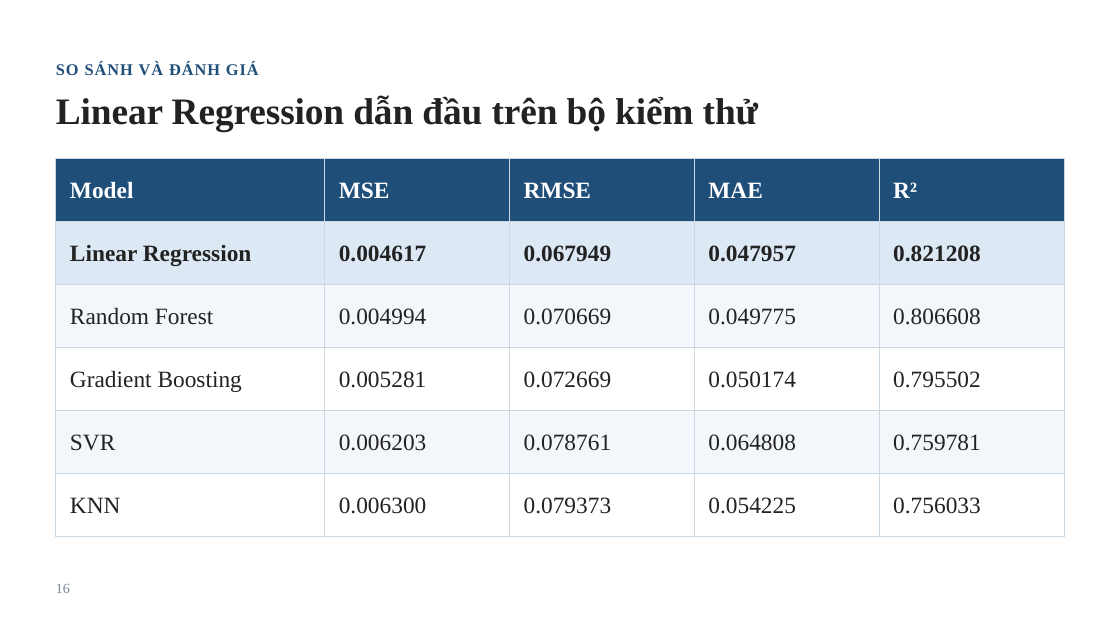
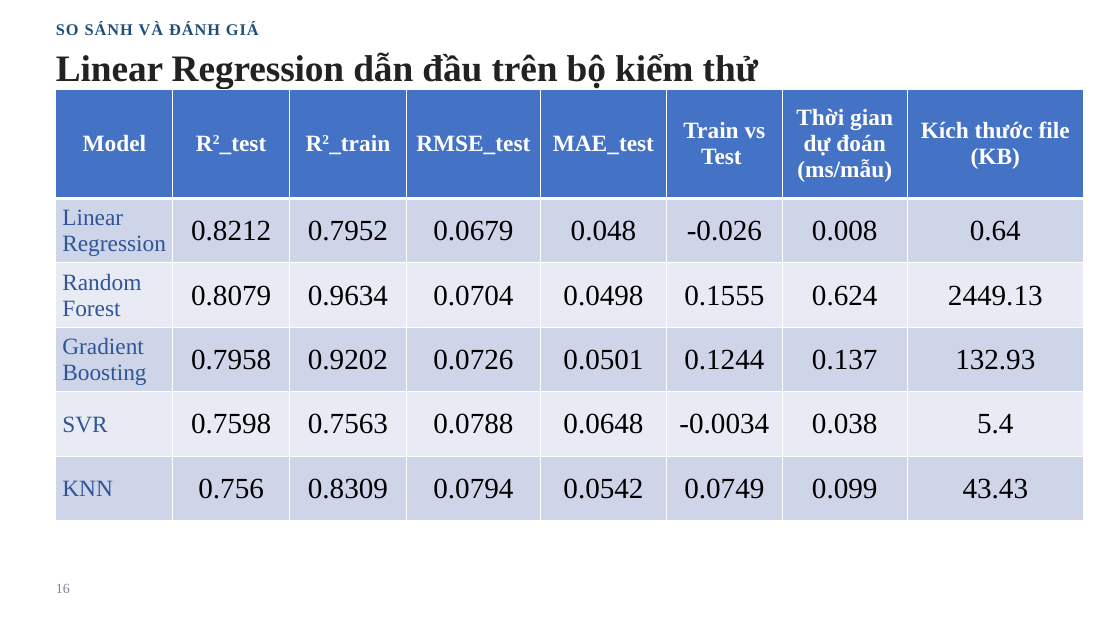
Before and after one commit to hiudz377/02_10123298_10123135_DuDoanKhaNangTrungTuyenSauDaiHoc, a slide deck: slide 16 of docs/slide.pptx. Drawn at 1120x630 pixels with LibreOffice and Linux fonts; fonts in the diff are those of the drawing; background and template pictures are left out. Boxes give left, top, right and bottom in pixels: in the first picture for what was removed or moved away, otherwise in the second. Text is boxed around its words. In the diff, an @@ line names an element or a change of style, - is before the commit and + after.

```diff
--- a/docs/slide.pptx
+++ b/docs/slide.pptx
@@ text "SO SÁNH VÀ ĐÁNH GIÁ": place and size @@
-text "SO SÁNH VÀ ĐÁNH GIÁ" at <box>56,62,259,76</box>
+text "SO SÁNH VÀ ĐÁNH GIÁ" at <box>56,22,259,36</box>
@@ text "Linear Regression dẫn đầu trên ...": place and size @@
-text "Linear Regression dẫn đầu trên ..." at <box>56,96,758,132</box>
+text "Linear Regression dẫn đầu trên ..." at <box>56,53,758,89</box>
@@ table at <box>56,89,1085,521</box> @@
-column 2: MSE | 0.004617 | 0.004994 | 0.005281 | 0.006203 | 0.006300
-column 3: RMSE | 0.067949 | 0.070669 | 0.072669 | 0.078761 | 0.079373
-column 4: MAE | 0.047957 | 0.049775 | 0.050174 | 0.064808 | 0.054225
-column 5: R² | 0.821208 | 0.806608 | 0.795502 | 0.759781 | 0.756033
+column 2: R2_test | 0.8212 | 0.8079 | 0.7958 | 0.7598 | 0.756
+column 3: R2_train | 0.7952 | 0.9634 | 0.9202 | 0.7563 | 0.8309
+column 4: RMSE_test | 0.0679 | 0.0704 | 0.0726 | 0.0788 | 0.0794
+column 5: MAE_test | 0.048 | 0.0498 | 0.0501 | 0.0648 | 0.0542
+column 6: Train vs Test | -0.026 | 0.1555 | 0.1244 | -0.0034 | 0.0749
+column 7: Thời gian dự đoán (ms/mẫu) | 0.008 | 0.624 | 0.137 | 0.038 | 0.099
+column 8: Kích thước file (KB) | 0.64 | 2449.13 | 132.93 | 5.4 | 43.43
@@ table: place and size @@
-table at <box>56,159,1065,537</box>
+table at <box>56,89,1085,521</box>
```
Also in this commit, not shown: 11 other files.
